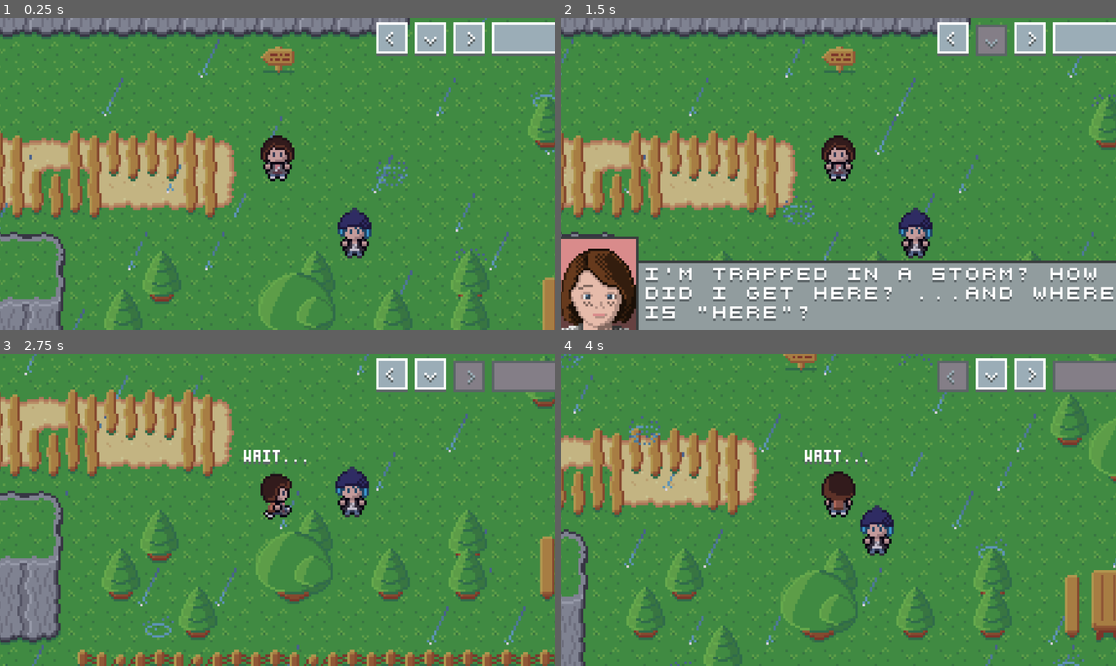
Above: before the commit, frames 1-4 (two rows, left to right).
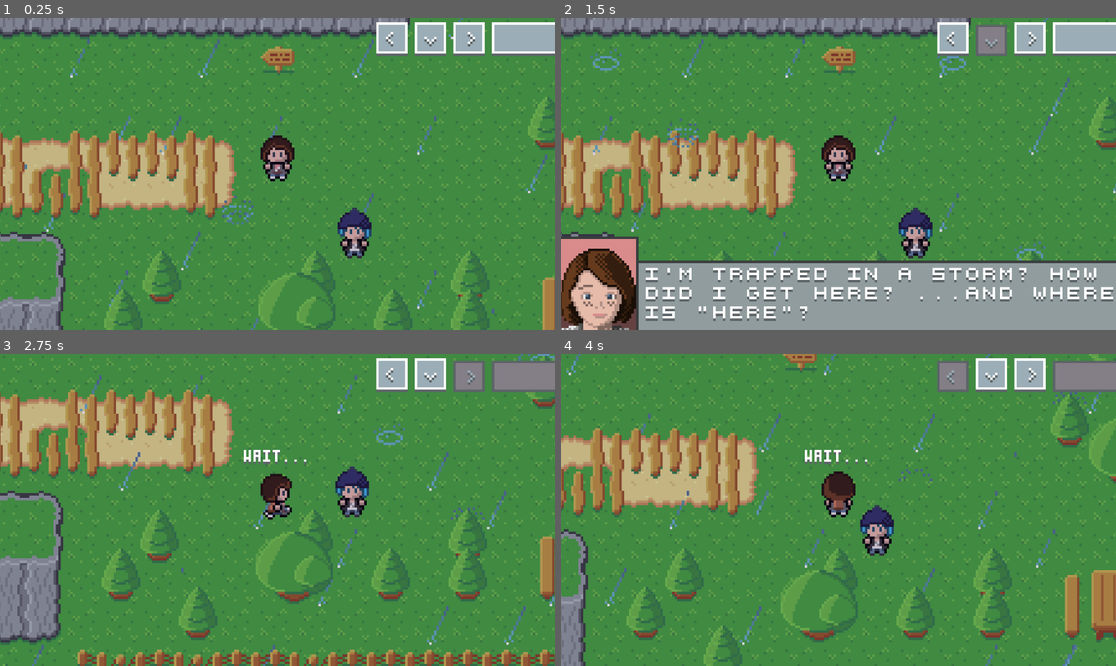
Above: after the commit, the same moments.

Repository: minkezhang/lis
Game: Godot game, scene res://scenes/level/level.tscn
Two runs of this game, one before a commit and one after it. Both use one fixed random seed, a clock stepped at 60 frames per second and the inputs below. The project has no main scene, so this scene is started directly.
Inputs:
- Up to frame 1 (0.25 s): no input
- Up to frame 2 (1.5 s): tap Enter (ui_accept) at 0.5, 1.35 s; hold Right (ui_right) 0.53-1.28 s; hold Enter (ui_accept) 0.53-1.28 s; hold Down (ui_down) from 1.28 s (still down)
- Up to frame 3 (2.75 s): tap Enter (ui_accept) at 1.52, 1.82 s; release Down (ui_down) at 2.03 s; hold Right (ui_right) from 2.03 s (still down); hold Enter (ui_accept) from 2.03 s (still down)
- Up to frame 4 (4 s): release Right (ui_right) at 2.78 s; release Enter (ui_accept) at 2.78 s; hold Up (ui_up) 2.78-3.53 s; tap Enter (ui_accept) at 2.85, 3.02, 3.32 s; hold Left (ui_left) from 3.53 s (still down); hold Enter (ui_accept) from 3.53 s (still down)

The runs differ from the first frame. In frame 1, 1.5% of the frame differs, in the area x 0-100%, y 0-100%; in frame 2, 1.3%; in frame 3, 1.2%; in frame 4, 1.7%.

Commit message:
Add interact handler

Diff:
--- a/lib/controller.gd
+++ b/lib/controller.gd
@@ -54,19 +54,23 @@
 
 	func n_handler(m: ControllerInputAction):
 		if m == ControllerInputAction.PRESSED:
-			SignalBus.move_requested.emit(_libgeo.Orientation.N)
+			SignalBus.input_move_requested.emit(_libgeo.Orientation.N)
 
 	func e_handler(m: ControllerInputAction):
 		if m == ControllerInputAction.PRESSED:
-			SignalBus.move_requested.emit(_libgeo.Orientation.E)
+			SignalBus.input_move_requested.emit(_libgeo.Orientation.E)
 
 	func s_handler(m: ControllerInputAction):
 		if m == ControllerInputAction.PRESSED:
-			SignalBus.move_requested.emit(_libgeo.Orientation.S)
+			SignalBus.input_move_requested.emit(_libgeo.Orientation.S)
 
 	func w_handler(m: ControllerInputAction):
 		if m == ControllerInputAction.PRESSED:
-			SignalBus.move_requested.emit(_libgeo.Orientation.W)
+			SignalBus.input_move_requested.emit(_libgeo.Orientation.W)
+
+	func accept_handler(m: ControllerInputAction):
+		if m == ControllerInputAction.PRESSED:
+			SignalBus.input_interact_requested.emit()
 
 
 class DialogControllerConfig extends NullControllerConfig:
@@ -75,4 +79,4 @@
 
 	func accept_handler(m: ControllerInputAction):
 		if m == ControllerInputAction.PRESSED:
-			SignalBus.advance_dialog_requested.emit()
+			SignalBus.input_advance_dialog_requested.emit()
--- a/lib/signal_bus.gd
+++ b/lib/signal_bus.gd
@@ -28,6 +28,8 @@
 	target: Vector2i,
 )
 
+signal interact_requested(c: Character, target: Vector2i)
+
 signal eof_reached(lid: String)
 
 signal event_triggered(eid: String)
@@ -35,8 +37,9 @@
 # Controller signals
 signal enable_controller_mode_requested(mode: _libcontroller.ControllerMode)
 signal disable_controller_mode_requested(mode: _libcontroller.ControllerMode)
-signal move_requested(direction: _libgeo.Orientation)
-signal advance_dialog_requested()
+signal input_move_requested(direction: _libgeo.Orientation)
+signal input_advance_dialog_requested()
+signal input_interact_requested()
 
 signal debug_input_detected(
 	action: _libcontroller.ControllerInputAction,
--- a/scenes/character/max/max.gd
+++ b/scenes/character/max/max.gd
@@ -4,6 +4,15 @@
 func _ready():
 	super()
 
-	SignalBus.move_requested.connect(
+	SignalBus.input_move_requested.connect(
 		func(o: _libgeo.Orientation): path_queue.enqueue(o)
 	)
+
+	SignalBus.input_interact_requested.connect(
+		func(): SignalBus.interact_requested.emit(
+			self,
+			_global_grid_position() + Vector2i(
+				_libgeo.ORIENTATION_RAY[_p.get_state().orientation]
+			)
+		)
+	)
--- a/scenes/level/controller/move.gd
+++ b/scenes/level/controller/move.gd
@@ -36,3 +36,6 @@
 	if Input.is_action_pressed('ui_down'):
 		_controller.s_handler(_libcontroller.ControllerInputAction.PRESSED)
 		_delta_accum = 0
+	if Input.is_action_pressed("ui_accept"):
+		_controller.accept_handler(_libcontroller.ControllerInputAction.PRESSED)
+		_delta_accum = 0
--- a/scenes/level/dialog/dialog.gd
+++ b/scenes/level/dialog/dialog.gd
@@ -28,5 +28,5 @@
 func _ready():
 	super()
 
-	SignalBus.advance_dialog_requested.connect($Label.advance_dialog_text)
+	SignalBus.input_advance_dialog_requested.connect($Label.advance_dialog_text)
 	SignalBus.eof_reached.connect(_eof_reached_handler)
--- a/scenes/level/overworld/map/map.gd
+++ b/scenes/level/overworld/map/map.gd
@@ -6,6 +6,14 @@
 
 # _moves is a dict of { target: source } tuples
 var _moves: Dictionary = {}
+
+
+func _interact_requested_handler(
+	c: Character,
+	target: Vector2i,
+):
+	print("DEBUG(map.gd): ", c, " requested interaction with tile ", target)
+
 
 func _target_requested_handler(
 	c: Character,
@@ -41,3 +49,4 @@
 func _ready():
 	SignalBus.target_requested.connect(_target_requested_handler)
 	SignalBus.target_reached.connect(_target_reached_handler)
+	SignalBus.interact_requested.connect(_interact_requested_handler)
